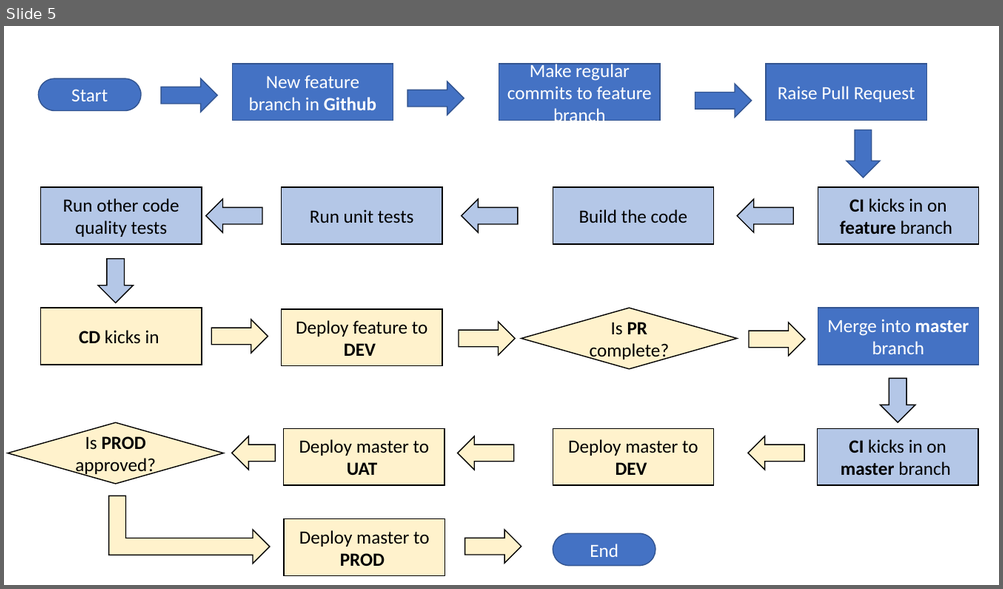
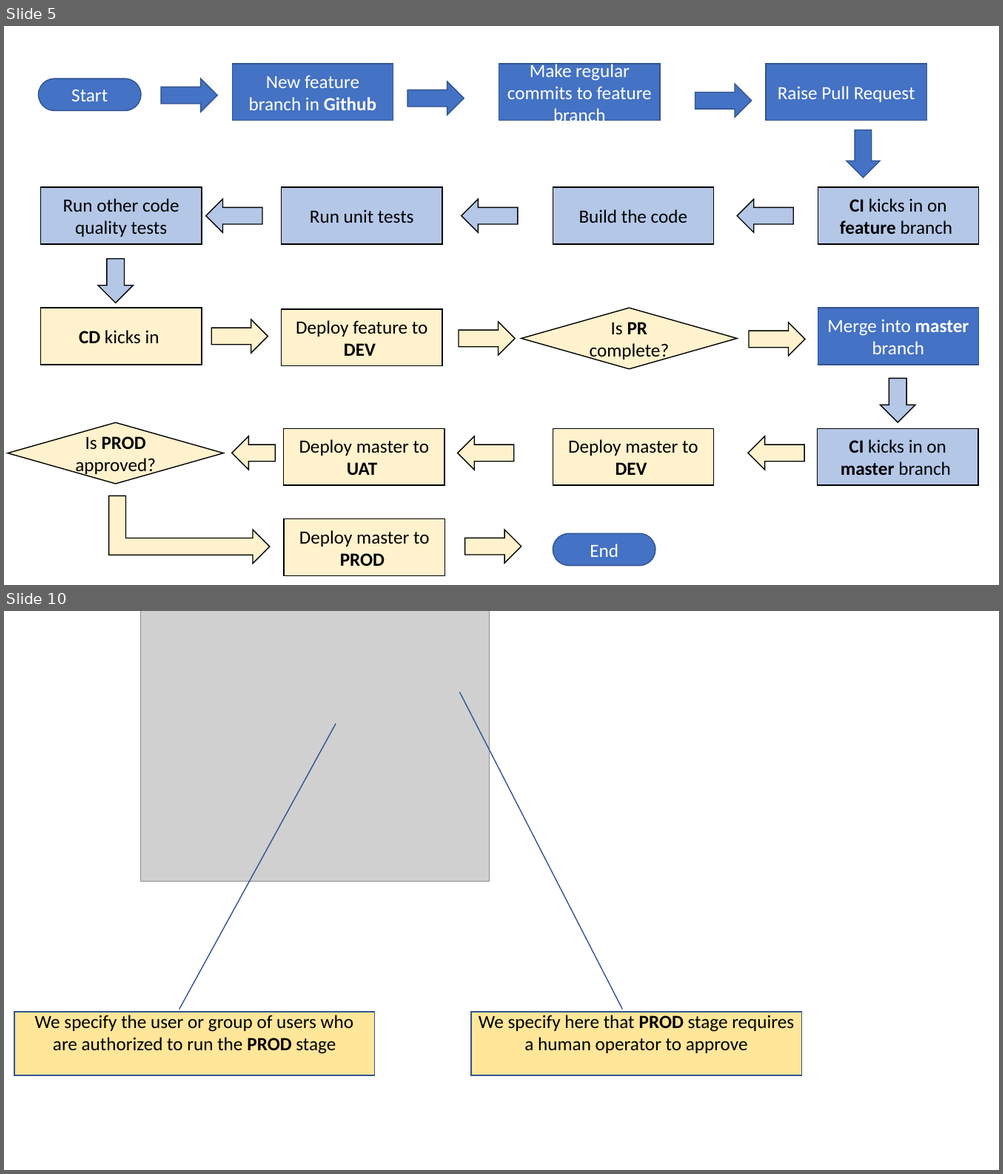
Before and after one commit to sdg002/AnyDotnetStuff, a slide deck: DemoWebAppWithCiCd/docs/cicd.pptx. Shown one above the other, each under a label of ours: slide 5 before the commit, slides 5 and 10 after it; the slides between them are not shown. The pictures are 1003x589 and 1003x1174 pixels, drawn with LibreOffice and Linux fonts; fonts in the diff are those of the drawing; grey boxes stand for pictures. Boxes give left, top, right and bottom in pixels: in the first picture for what was removed or moved away, otherwise in the second. Text is boxed around its words. In the diff, an @@ line names an element or a change of style, - is before the commit and + after.

Commit message:
Completed How does CD stage get triggerred

```diff
--- a/DemoWebAppWithCiCd/docs/cicd.pptx
+++ b/DemoWebAppWithCiCd/docs/cicd.pptx
@@ slide 10 added at (4,611,999,1170), background #FFFFFF @@
@@ picture added at (141,611,489,881) @@
@@ border callout added at (14,1012,374,1076), fill #FFE699, outline #325491 1 pt, 18 pt, text #000000 @@
+We specify the user or group of users who are authorized to run the PROD stage
@@ border callout added at (471,1012,802,1076), fill #FFE699, outline #325491 1 pt, 18 pt, text #000000 @@
+We specify here that PROD stage requires a human operator to approve
```
Also in this commit, not shown: 4 other slides added, 7 other files.
